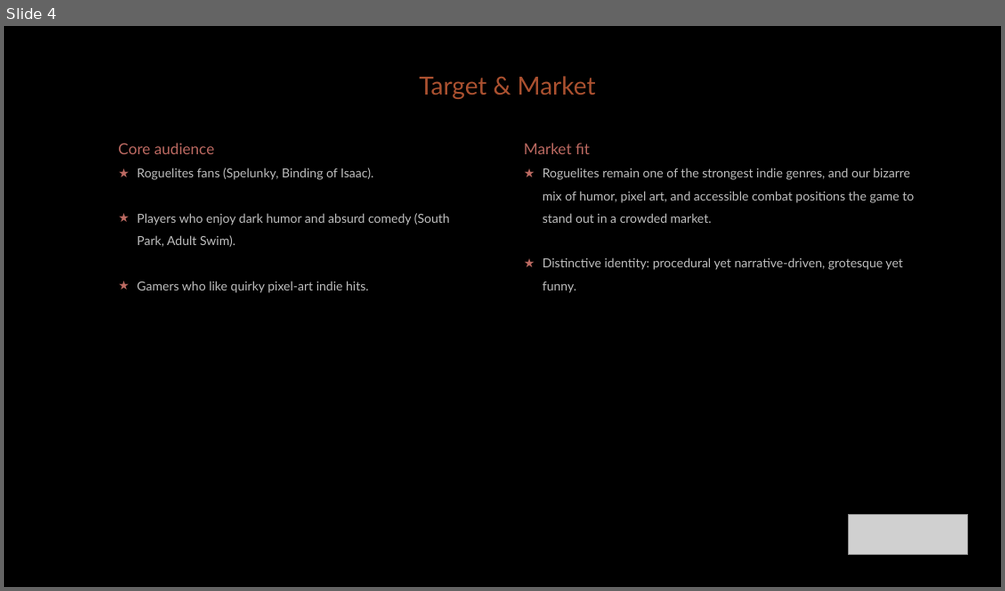
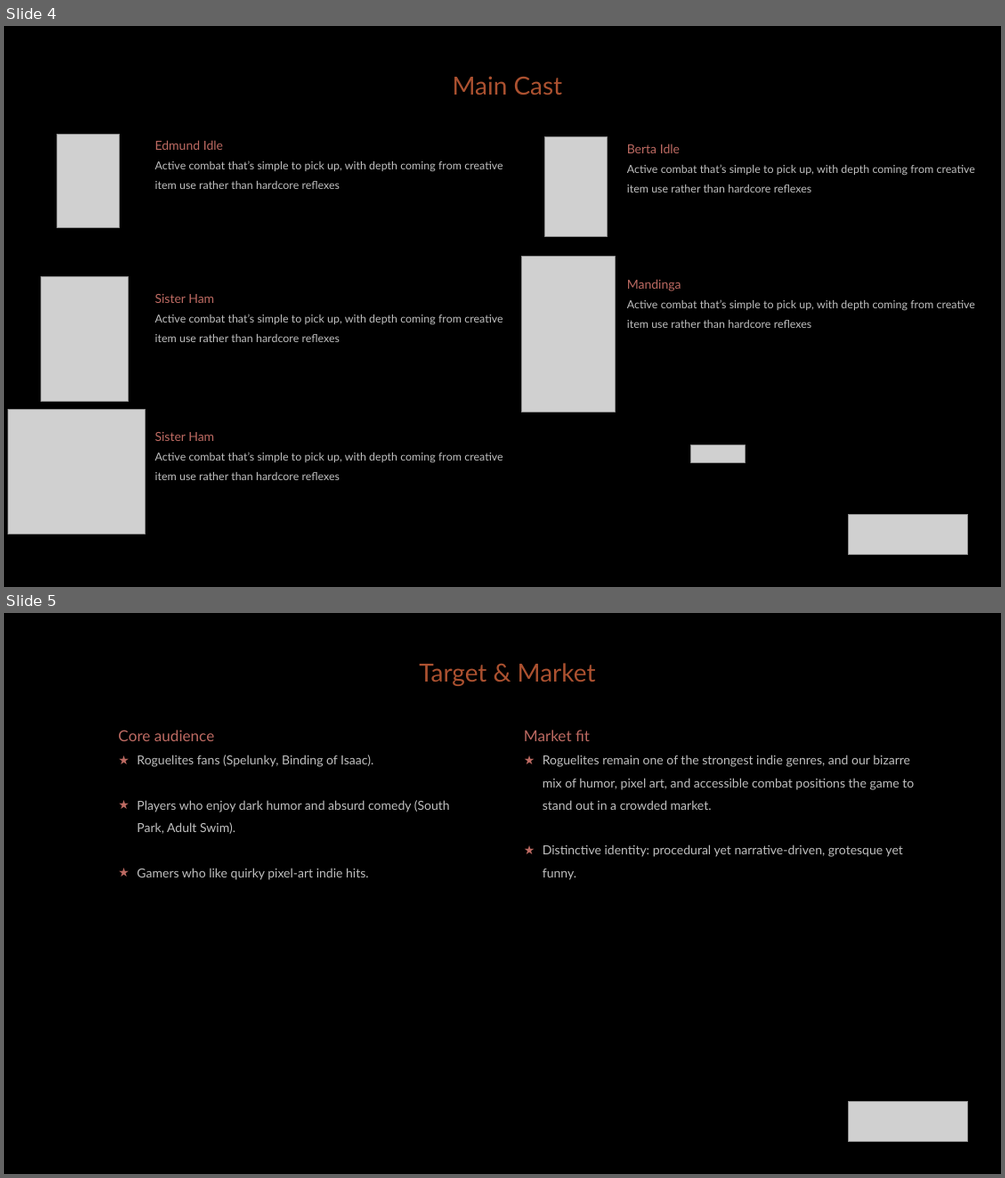
Before and after one commit to diegohcanepa/Remizione, a slide deck: Pitch Deck.pptx. Shown one above the other, each under a label of ours: slide 4 before the commit, slides 4 and 5 after it. The pictures are 1005x591 and 1005x1178 pixels, drawn with LibreOffice and Linux fonts; fonts in the diff are those of the drawing; grey boxes stand for pictures; background and template pictures are left out. Boxes give left, top, right and bottom in pixels: in the first picture for what was removed or moved away, otherwise in the second. Text is boxed around its words. In the diff, an @@ line names an element or a change of style, - is before the commit and + after.

```diff
--- a/Pitch Deck.pptx
+++ b/Pitch Deck.pptx
@@ slide 4 added at (4, 26, 1001, 587), background #000000 @@
@@ text added at (453, 76, 563, 95), 18 pt, text #AB5130 @@
+Main Cast
@@ picture added at (57, 135, 119, 228) @@
@@ text added at (155, 140, 502, 189), 8 pt, text #BFBFBF @@
+Edmund Idle
+Active combat that’s simple to pick up, with depth coming from creative item use rather than hardcore reflexes
@@ picture added at (545, 136, 607, 236) @@
@@ text added at (627, 143, 975, 192), 8 pt, text #BFBFBF @@
+Berta Idle
+Active combat that’s simple to pick up, with depth coming from creative item use rather than hardcore reflexes
@@ picture added at (521, 257, 615, 411) @@
@@ picture added at (40, 276, 129, 401) @@
@@ text added at (627, 279, 975, 328), 8 pt, text #BFBFBF @@
+Mandinga
+Active combat that’s simple to pick up, with depth coming from creative item use rather than hardcore reflexes
@@ text added at (155, 294, 502, 342), 8 pt, text #BFBFBF @@
+Sister Ham
+Active combat that’s simple to pick up, with depth coming from creative item use rather than hardcore reflexes
@@ picture added at (8, 410, 146, 534) @@
@@ text added at (155, 432, 502, 480), 8 pt, text #BFBFBF @@
+Sister Ham
+Active combat that’s simple to pick up, with depth coming from creative item use rather than hardcore reflexes
@@ picture added at (691, 444, 744, 463) @@
@@ picture added at (849, 514, 968, 555) @@
@@ what was slide 4 is now slide 5 @@
```
Also in this commit, not shown: 1 slide changed, 34 other files.
